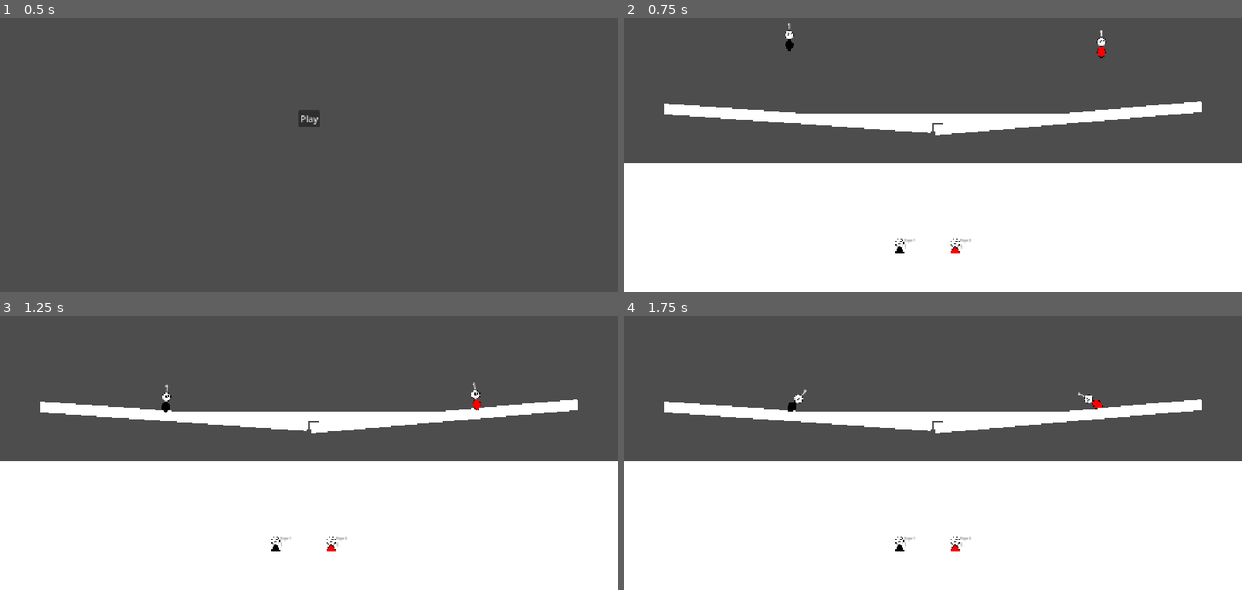
Above: before the commit, frames 1-4 (two rows, left to right).
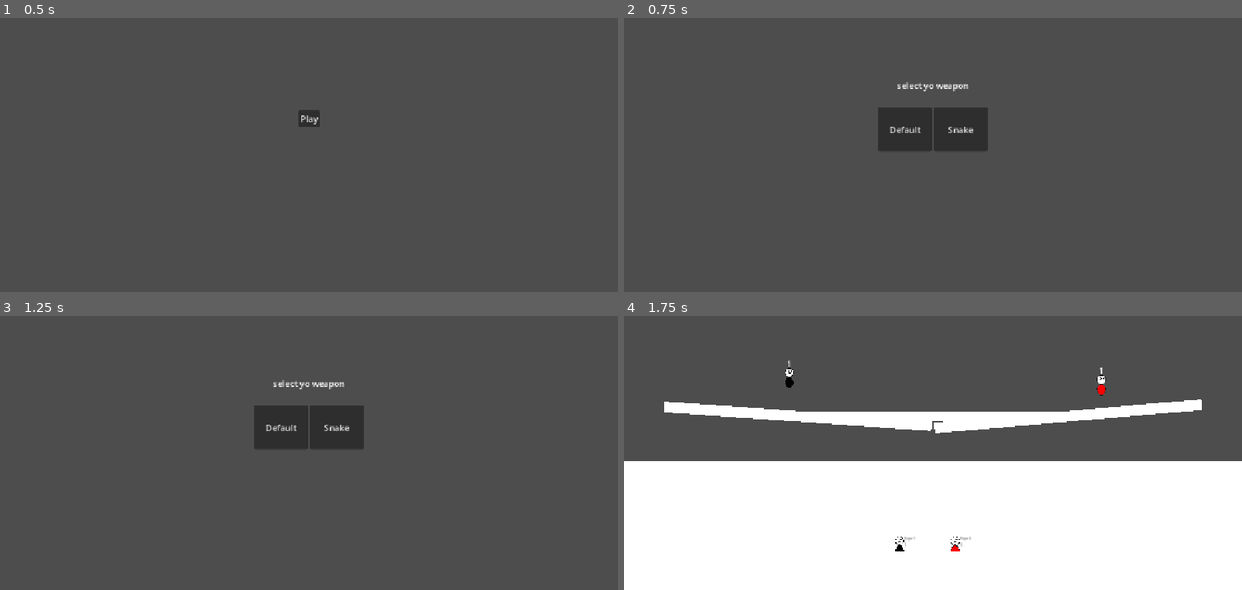
Above: after the commit, the same moments.

Repository: iluebke862/shitpost-fighting-game
Game: Godot game, scene res://scenes/main.tscn
Two runs of this game, one before a commit and one after it. Both use one fixed random seed, a clock stepped at 60 frames per second and the inputs below.
Inputs (mouse positions are in pixels of both pictures, inside the frame that each line leads up to):
- Up to frame 1 (0.5 s): no input
- Up to frame 2 (0.75 s): click "Play" at 0.5 s
- Up to frame 3 (1.25 s): no input
- Up to frame 4 (1.75 s): click (902, 428) at 1.25 s, where only the run after the commit has a clickable "Default"

Frame 1 is identical in both runs. In frame 2, 53% of the frame differs, in the area x 0-100%, y 1-100%; in frame 3, 53%; in frame 4, 0.4%.

Commit message:
weapon select

Diff:
--- a/scenes/main.tscn
+++ b/scenes/main.tscn
@@ -2,6 +2,7 @@
 
 [ext_resource type="Script" uid="uid://bc6m0srtaw0k4" path="res://script/main.gd" id="1_o5qli"]
 [ext_resource type="Script" uid="uid://2bjh21n74fbh" path="res://script/deathwall.gd" id="2_0wfyh"]
+[ext_resource type="PackedScene" uid="uid://d1b4e67ytrgwg" path="res://scenes/weapon select.tscn" id="2_sugp2"]
 
 [sub_resource type="WorldBoundaryShape2D" id="WorldBoundaryShape2D_0wfyh"]
 
@@ -17,9 +18,12 @@
 [node name="main" type="Node2D" unique_id=1112683160]
 script = ExtResource("1_o5qli")
 
+[node name="weapon select" parent="." unique_id=797019683 instance=ExtResource("2_sugp2")]
+visible = false
+
 [node name="Camera2D" type="Camera2D" parent="." unique_id=1170388133]
 
-[node name="Button" type="Button" parent="." unique_id=193293433]
+[node name="play button" type="Button" parent="." unique_id=193293433]
 anchors_preset = 8
 anchor_left = 0.5
 anchor_top = 0.5
@@ -99,7 +103,7 @@
 grow_vertical = 0
 alignment = 1
 
-[connection signal="pressed" from="Button" to="." method="_on_button_pressed"]
+[connection signal="pressed" from="play button" to="." method="_on_button_pressed"]
 [connection signal="body_entered" from="Deathwall/Area2D" to="Deathwall" method="_on_area_2d_body_entered"]
 [connection signal="body_entered" from="Deathwall/Area2D2" to="Deathwall" method="_on_area_2d_body_entered"]
 [connection signal="body_entered" from="Deathwall/Area2D3" to="Deathwall" method="_on_area_2d_body_entered"]
--- /dev/null
+++ b/scenes/weapon select.tscn
@@ -0,0 +1,58 @@
+[gd_scene format=3 uid="uid://d1b4e67ytrgwg"]
+
+[ext_resource type="Script" uid="uid://bdnhtdr5mx57b" path="res://scenes/weapon_select.gd" id="1_gbnh2"]
+
+[node name="weapon select" type="Control" unique_id=797019683]
+layout_mode = 3
+anchors_preset = 15
+anchor_right = 1.0
+anchor_bottom = 1.0
+grow_horizontal = 2
+grow_vertical = 2
+size_flags_horizontal = 4
+size_flags_vertical = 4
+script = ExtResource("1_gbnh2")
+
+[node name="text" type="Label" parent="." unique_id=84688591]
+layout_mode = 1
+anchors_preset = 8
+anchor_left = 0.5
+anchor_top = 0.5
+anchor_right = 0.5
+anchor_bottom = 0.5
+offset_left = -67.0
+offset_top = -73.5
+offset_right = 67.0
+offset_bottom = -50.5
+grow_horizontal = 2
+grow_vertical = 2
+text = "select yo weapon"
+
+[node name="HBoxContainer" type="HBoxContainer" parent="." unique_id=802808640]
+custom_minimum_size = Vector2(550, 0)
+layout_mode = 1
+anchors_preset = 8
+anchor_left = 0.5
+anchor_top = 0.5
+anchor_right = 0.5
+anchor_bottom = 0.5
+offset_left = -20.0
+offset_top = -20.0
+offset_right = 20.0
+offset_bottom = 62.0
+grow_horizontal = 2
+grow_vertical = 2
+alignment = 1
+
+[node name="default" type="Button" parent="HBoxContainer" unique_id=967566568]
+custom_minimum_size = Vector2(100, 0)
+layout_mode = 2
+text = "Default"
+
+[node name="snake" type="Button" parent="HBoxContainer" unique_id=411614173]
+custom_minimum_size = Vector2(100, 0)
+layout_mode = 2
+text = "Snake"
+
+[connection signal="pressed" from="HBoxContainer/default" to="." method="_on_default_pressed"]
+[connection signal="pressed" from="HBoxContainer/snake" to="." method="_on_snake_pressed"]
--- /dev/null
+++ b/scenes/weapon_select.gd
@@ -0,0 +1,13 @@
+extends Control
+
+var weapon = 0
+signal start()
+
+func _on_default_pressed() -> void:
+	weapon = 0
+	start.emit(0)
+
+
+func _on_snake_pressed() -> void:
+	weapon = 1
+	start.emit(1)
--- a/script/main.gd
+++ b/script/main.gd
@@ -4,11 +4,15 @@
 const player = preload("res://scenes/player.tscn")
 const tracker = preload("res://scenes/playertracker.tscn")
 
+@onready var weaponselect = get_node("weapon select")
+
 var active = false
 
+func _ready() -> void:
+	weaponselect.start.connect(startgame)
 
-
-func _on_button_pressed() -> void:
+func startgame(weapon):
+	weaponselect.hide()
 	get_node("map").add_child(maps.pick_random().instantiate())
 	for i in 2:
 		var new = player.instantiate()
@@ -18,13 +22,19 @@
 		var newtracker = tracker.instantiate()
 		newtracker.player = new
 		get_node("player list/HBoxContainer").add_child(newtracker)
+		new.weapon = weapon
+	get_node("play button").hide()
+	active = true
 
-	get_node("Button").hide()
-	active = true
+func _on_button_pressed() -> void:
+	get_node("play button").hide()
+	weaponselect.show()
+
+
 
 func _process(delta: float) -> void:
 	if active:
 		if get_node("players").get_child_count() == 0:
 			get_node("map").get_child(0).queue_free()
 			active = false
-			get_node("Button").show()
+			get_node("play button").show()
--- a/script/player.gd
+++ b/script/player.gd
@@ -13,7 +13,7 @@
 var inputs = [false,false,false,false]
 const projectiles = [preload("res://scenes/projectile.tscn"),preload("res://scenes/snake_projectile.tscn")]
 const cooldowns = [0.1,1]
-var weapon = 1
+var weapon = 0
 var cooldown = 0
 var on_floor = false
 var jumpcooldown = false
Not shown, added: scenes/weapon_select.gd.uid
